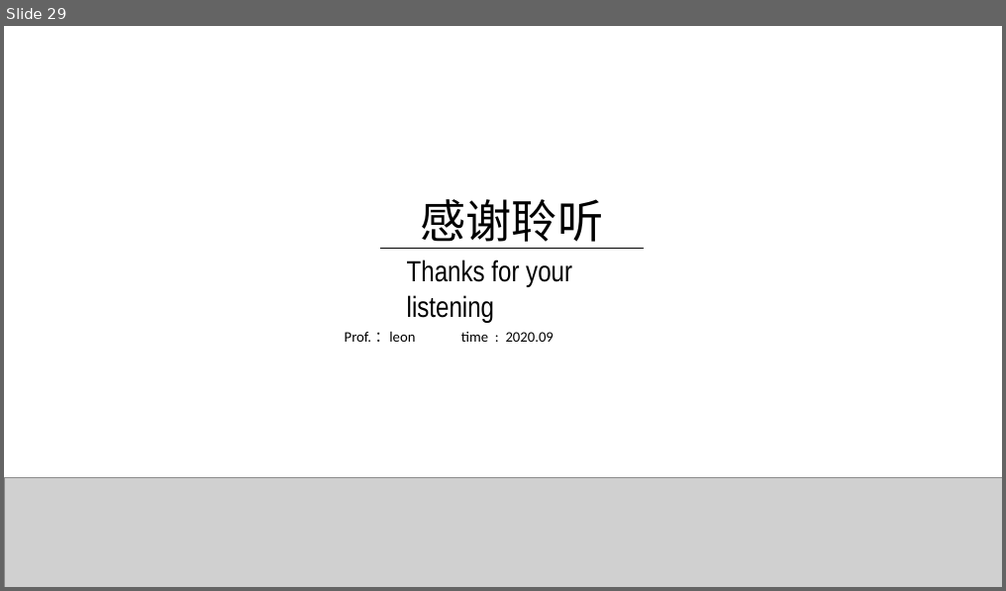
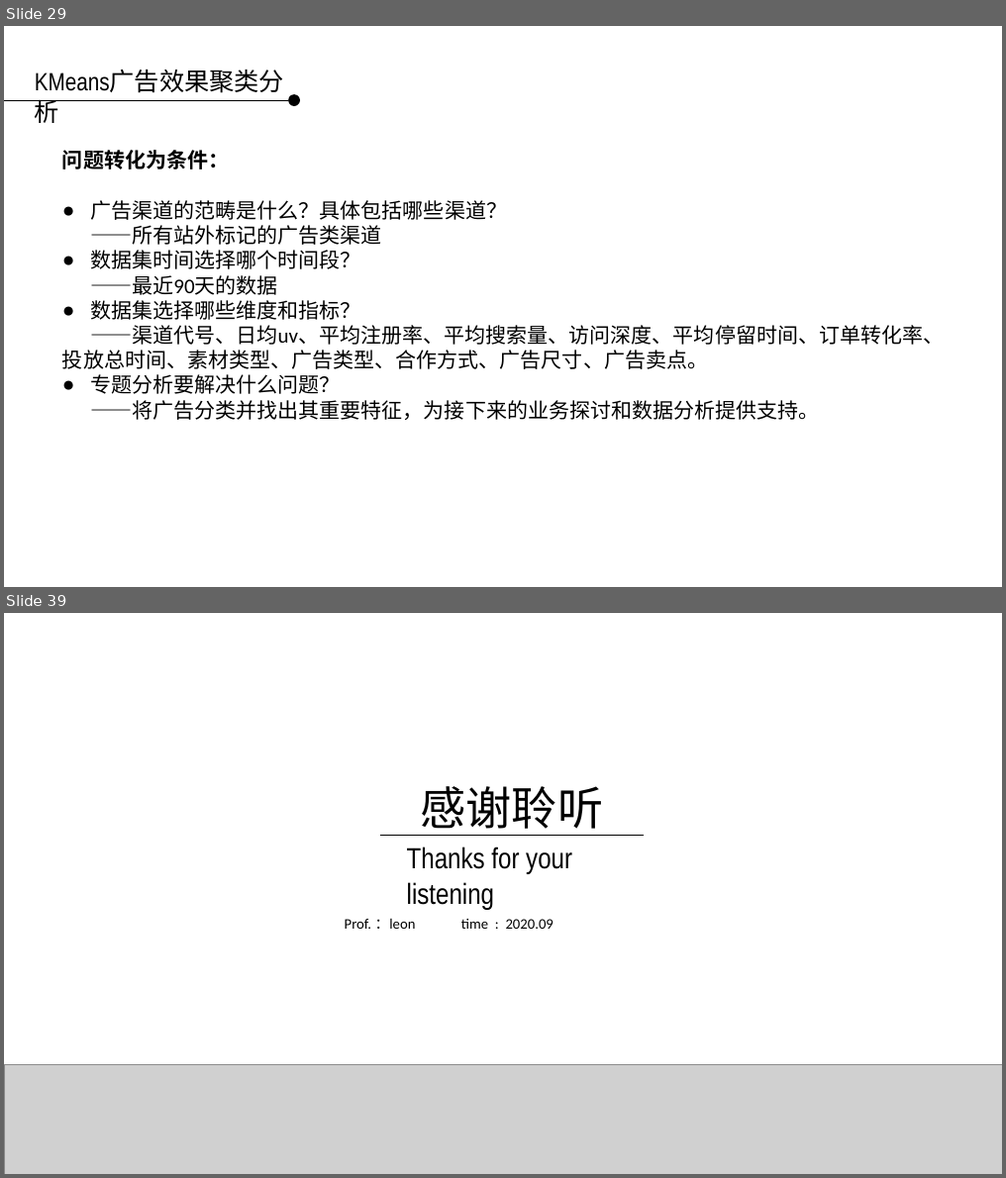
Before and after one commit to applepip/Big_Data, a slide deck: 产品大数据分析与建模/大数据分析与建模 - 聚类模型 第三讲.pptx. Shown one above the other, each under a label of ours: slide 29 before the commit, slides 29 and 39 after it; the slides between them are not shown. The pictures are 1006x591 and 1006x1178 pixels, drawn with LibreOffice and Linux fonts; fonts in the diff are those of the drawing; grey boxes stand for pictures; background and template pictures are left out. Boxes give left, top, right and bottom in pixels: in the first picture for what was removed or moved away, otherwise in the second. Text is boxed around its words. In the diff, an @@ line names an element or a change of style, - is before the commit and + after.

```diff
--- a/产品大数据分析与建模/大数据分析与建模 - 聚类模型 第三讲.pptx
+++ b/产品大数据分析与建模/大数据分析与建模 - 聚类模型 第三讲.pptx
@@ slide 29 added at (4,26,1002,587), background picture (left out) @@
@@ text added at (27,63,314,131), 24 pt, text #000000 @@
+KMeans广告效果聚类分析
@@ line added from (4, 100) to (288, 100), #000000 0.75 pt @@
@@ ellipse added at (288,95,300,107), fill #000000 @@
@@ text added at (62,150,944,420), 20 pt, text #000000 @@
+问题转化为条件：
+● 广告渠道的范畴是什么？具体包括哪些渠道？
+——所有站外标记的广告类渠道
+● 数据集时间选择哪个时间段？
+——最近90天的数据
+● 数据集选择哪些维度和指标？
+——渠道代号、日均uv、平均注册率、平均搜索量、访问深度、平均停留时间、订单转化率、投放总时间、素材类型、广告类型、合作方式、广告尺寸、广告卖点。
+● 专题分析要解决什么问题？
+——将广告分类并找出其重要特征，为接下来的业务探讨和数据分析提供支持。
@@ what was slide 29 is now slide 39 @@
```
Also in this commit, not shown: 4 slides changed, 32 other slides added, 23 slides removed.
